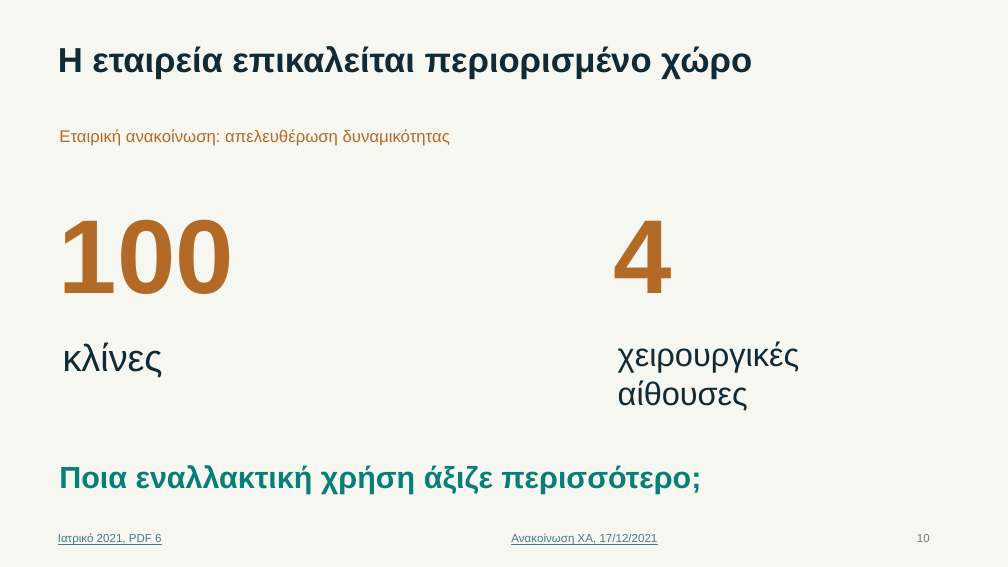
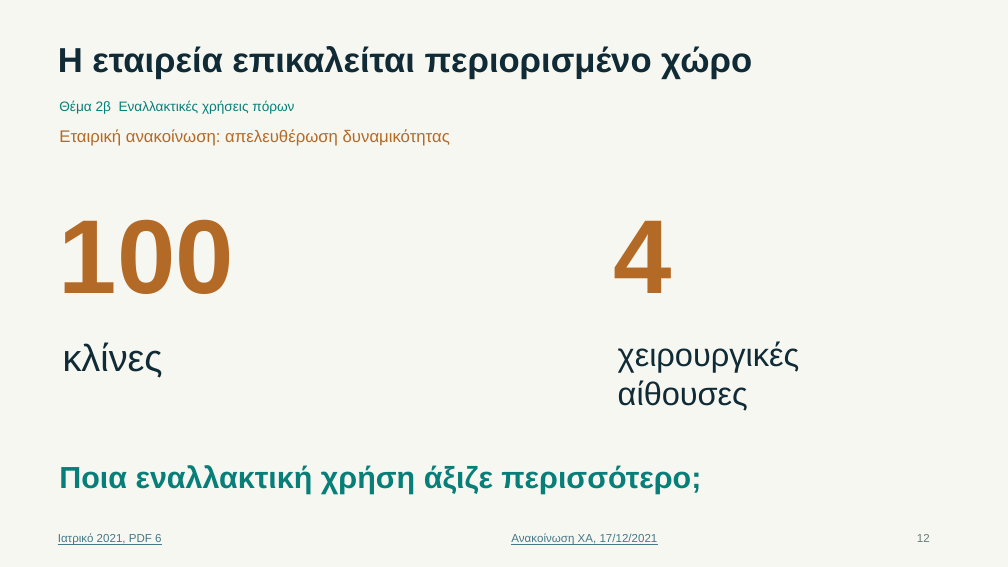
Before and after one commit to jtzach/iatriko-athinon-management, a slide deck: slide 12 of writing/CEO-Ιατρικό-Αθηνών-3-Ευρήματα.pptx (slide 10 before the commit). Drawn at 1008x567 pixels with LibreOffice and Linux fonts; fonts in the diff are those of the drawing. Boxes give left, top, right and bottom in pixels: in the first picture for what was removed or moved away, otherwise in the second. Text is boxed around its words. In the diff, an @@ line names an element or a change of style, - is before the commit and + after.

```diff
--- a/writing/CEO-Ιατρικό-Αθηνών-3-Ευρήματα.pptx
+++ b/writing/CEO-Ιατρικό-Αθηνών-3-Ευρήματα.pptx
@@ text added at bbox=[59, 100, 294, 114], 13 pt, text #087E78 @@
+Θέμα 2β Εναλλακτικές χρήσεις πόρων
@@ text at bbox=[917, 534, 930, 542]: text changed @@
-10
+12
```
Also in this commit, not shown: 10 other slides changed, 4 slides added, 1 slide removed, 23 other files.
